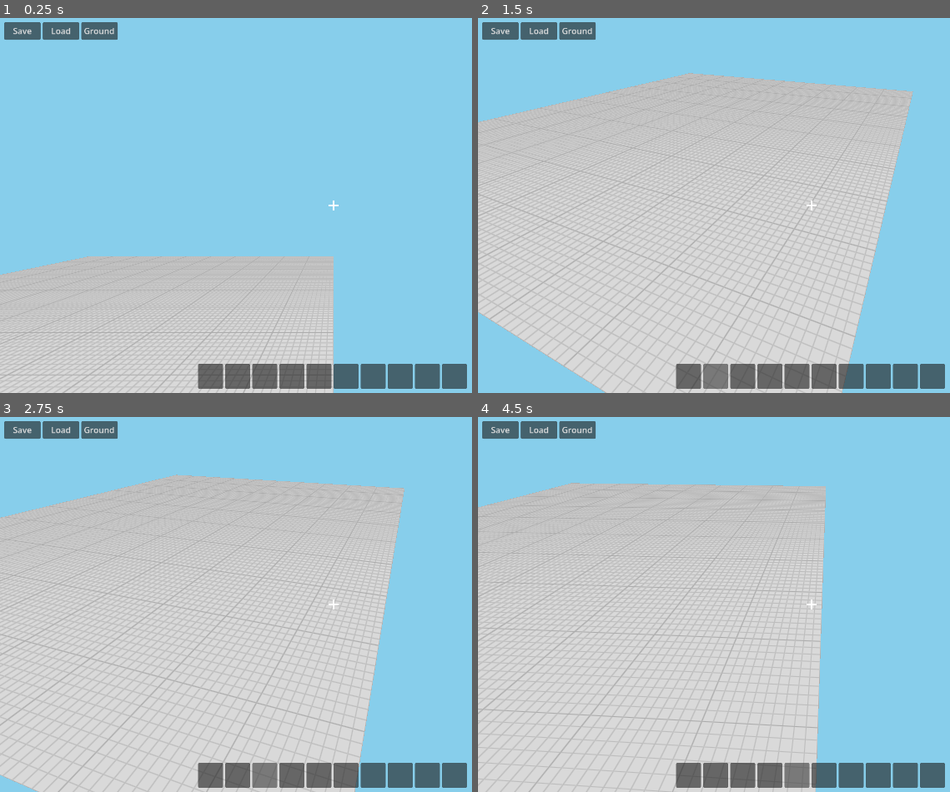
Above: before the commit, frames 1-4 (two rows, left to right).
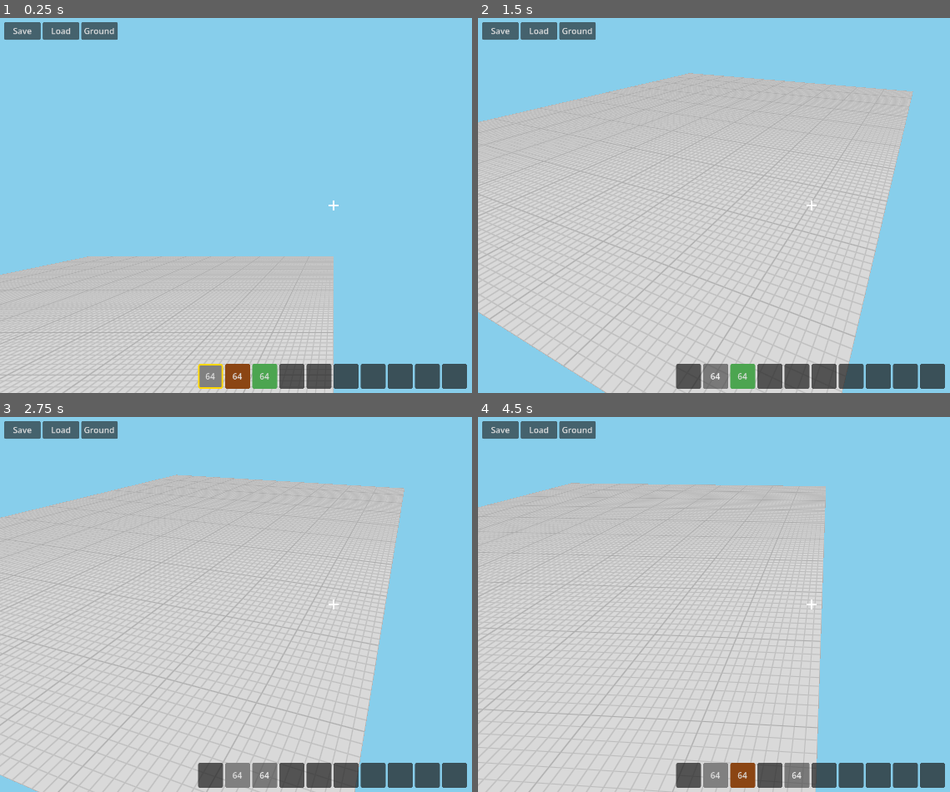
Above: after the commit, the same moments.

Repository: shbshc/building-game
Game: Godot game, scene res://scenes/main.tscn
Two runs of this game, one before a commit and one after it. Both use one fixed random seed, a clock stepped at 60 frames per second and the inputs below.
Inputs (mouse positions are in pixels of both pictures, inside the frame that each line leads up to):
- Up to frame 1 (0.25 s): no input
- Up to frame 2 (1.5 s): click (690, 378) at 0.5 s; click (714, 378) at 1.25 s
- Up to frame 3 (2.75 s): click (264, 777) at 2 s
- Up to frame 4 (4.5 s): click (770, 777) at 2.75 s; click (770, 777) at 3.5 s; click (798, 777) at 4.25 s

The runs differ from the first frame. In frame 1, 1.1% of the frame differs, in the area x 41-99%, y 92-99%; in frame 2, 0.4%; in frame 3, 0.4%; in frame 4, 0.8%.
Error before the commit: Invalid access to property or key 'hotbar' on a base object of type 'null instance'. (res://scripts/inventory.gd:47)
Error after the commit: Invalid access to property or key 'BACKPACK_SIZE' on a base object of type 'null instance'. (res://scripts/backpack_panel.gd:9)

Commit message:
fix: node paths - inventory 3 levels up, backpack 4 levels up to Main

Diff:
--- a/scripts/backpack_panel.gd
+++ b/scripts/backpack_panel.gd
@@ -1,7 +1,7 @@
 extends PopupPanel
 
-@onready var inv_mgr = $"../../../InventoryManager"
-@onready var item_types_node = $"../../../ItemTypes"
+@onready var inv_mgr = $"../../../../InventoryManager"
+@onready var item_types_node = $"../../../../ItemTypes"
 @onready var grid = $Grid
 var slot_buttons: Array = []
 
--- a/scripts/inventory.gd
+++ b/scripts/inventory.gd
@@ -1,7 +1,7 @@
 extends Control
 
-@onready var inv_mgr = $"../../InventoryManager"
-@onready var item_types_node = $"../../ItemTypes"
+@onready var inv_mgr = $"../../../InventoryManager"
+@onready var item_types_node = $"../../../ItemTypes"
 var slot_buttons: Array = []
 const SLOT_COUNT := 10
 var tooltip_label: Label
--- a/scripts/inventory_manager.gd
+++ b/scripts/inventory_manager.gd
@@ -10,83 +10,83 @@
 const BACKPACK_SIZE := 27
 
 func _ready():
-    for i in range(HOTBAR_SIZE):
-        hotbar.append(ItemTypesScript.ItemSlot.new())
-    for i in range(BACKPACK_SIZE):
-        backpack.append(ItemTypesScript.ItemSlot.new())
-    hotbar[0].add(0, 64, 64)
-    hotbar[1].add(1, 64, 64)
-    hotbar[2].add(2, 64, 64)
+	for i in range(HOTBAR_SIZE):
+		hotbar.append(ItemTypesScript.ItemSlot.new())
+	for i in range(BACKPACK_SIZE):
+		backpack.append(ItemTypesScript.ItemSlot.new())
+	hotbar[0].add(0, 64, 64)
+	hotbar[1].add(1, 64, 64)
+	hotbar[2].add(2, 64, 64)
 
 func get_selected_slot():
-    return hotbar[selected_slot]
+	return hotbar[selected_slot]
 
 func get_selected_type() -> int:
-    return hotbar[selected_slot].item_id
+	return hotbar[selected_slot].item_id
 
 func pickup_from(slot):
-    if slot.is_empty():
-        return
-    if held_item == null:
-        held_item = ItemTypesScript.ItemSlot.new()
-    var tmp_id = held_item.item_id
-    var tmp_count = held_item.count
-    held_item.item_id = slot.item_id
-    held_item.count = slot.count
-    slot.item_id = tmp_id
-    slot.count = tmp_count
-    if slot.is_empty():
-        slot.clear()
+	if slot.is_empty():
+		return
+	if held_item == null:
+		held_item = ItemTypesScript.ItemSlot.new()
+	var tmp_id = held_item.item_id
+	var tmp_count = held_item.count
+	held_item.item_id = slot.item_id
+	held_item.count = slot.count
+	slot.item_id = tmp_id
+	slot.count = tmp_count
+	if slot.is_empty():
+		slot.clear()
 
 func place_into(slot, item_types_node):
-    if held_item == null or held_item.is_empty():
-        return
-    if slot.is_empty():
-        slot.item_id = held_item.item_id
-        slot.count = held_item.count
-        held_item.clear()
-    elif slot.item_id == held_item.item_id:
-        var t = item_types_node.get_type(slot.item_id)
-        var max_s = t.max_stack if t else 64
-        var remaining = slot.add(held_item.item_id, held_item.count, max_s)
-        if remaining > 0:
-            held_item.count = remaining
-        else:
-            held_item.clear()
-    else:
-        var tmp_id = slot.item_id
-        var tmp_count = slot.count
-        slot.item_id = held_item.item_id
-        slot.count = held_item.count
-        held_item.item_id = tmp_id
-        held_item.count = tmp_count
+	if held_item == null or held_item.is_empty():
+		return
+	if slot.is_empty():
+		slot.item_id = held_item.item_id
+		slot.count = held_item.count
+		held_item.clear()
+	elif slot.item_id == held_item.item_id:
+		var t = item_types_node.get_type(slot.item_id)
+		var max_s = t.max_stack if t else 64
+		var remaining = slot.add(held_item.item_id, held_item.count, max_s)
+		if remaining > 0:
+			held_item.count = remaining
+		else:
+			held_item.clear()
+	else:
+		var tmp_id = slot.item_id
+		var tmp_count = slot.count
+		slot.item_id = held_item.item_id
+		slot.count = held_item.count
+		held_item.item_id = tmp_id
+		held_item.count = tmp_count
 
 func pickup_half(slot):
-    if slot.is_empty():
-        return
-    if held_item == null:
-        held_item = ItemTypesScript.ItemSlot.new()
-    var half = ceil(slot.count / 2.0)
-    held_item.item_id = slot.item_id
-    held_item.count = int(half)
-    slot.count -= int(half)
-    if slot.count <= 0:
-        slot.clear()
+	if slot.is_empty():
+		return
+	if held_item == null:
+		held_item = ItemTypesScript.ItemSlot.new()
+	var half = ceil(slot.count / 2.0)
+	held_item.item_id = slot.item_id
+	held_item.count = int(half)
+	slot.count -= int(half)
+	if slot.count <= 0:
+		slot.clear()
 
 func place_one(slot, item_types_node):
-    if held_item == null or held_item.is_empty():
-        return
-    if slot.is_empty():
-        slot.item_id = held_item.item_id
-        slot.count = 1
-        held_item.count -= 1
-        if held_item.count <= 0:
-            held_item.clear()
-    elif slot.item_id == held_item.item_id:
-        var t = item_types_node.get_type(slot.item_id)
-        var max_s = t.max_stack if t else 64
-        if slot.count < max_s:
-            slot.count += 1
-            held_item.count -= 1
-            if held_item.count <= 0:
-                held_item.clear()
+	if held_item == null or held_item.is_empty():
+		return
+	if slot.is_empty():
+		slot.item_id = held_item.item_id
+		slot.count = 1
+		held_item.count -= 1
+		if held_item.count <= 0:
+			held_item.clear()
+	elif slot.item_id == held_item.item_id:
+		var t = item_types_node.get_type(slot.item_id)
+		var max_s = t.max_stack if t else 64
+		if slot.count < max_s:
+			slot.count += 1
+			held_item.count -= 1
+			if held_item.count <= 0:
+				held_item.clear()
